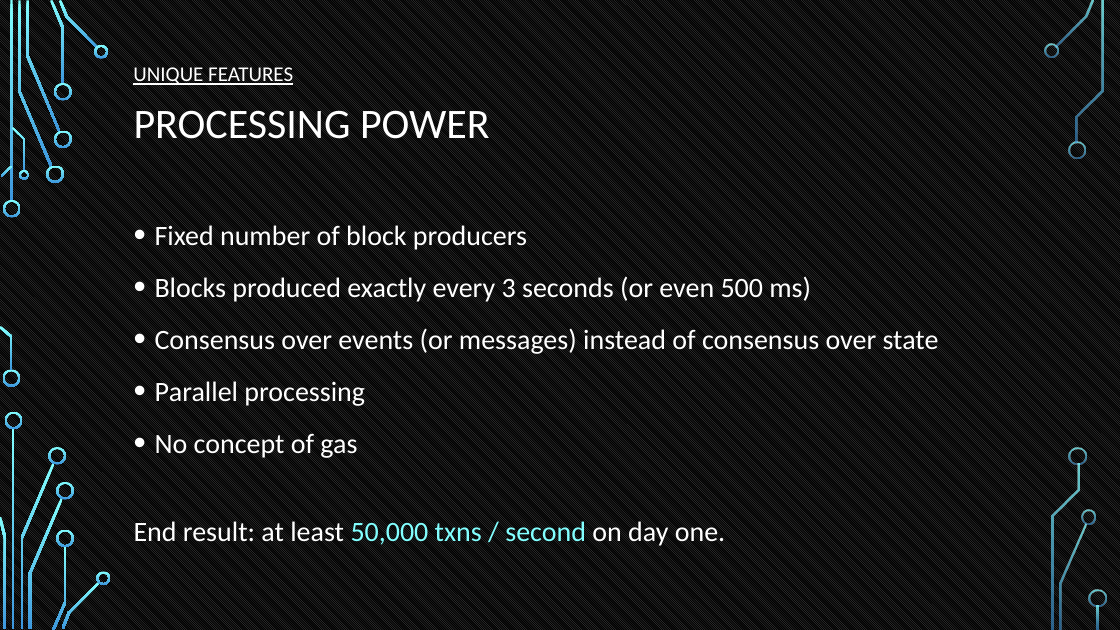
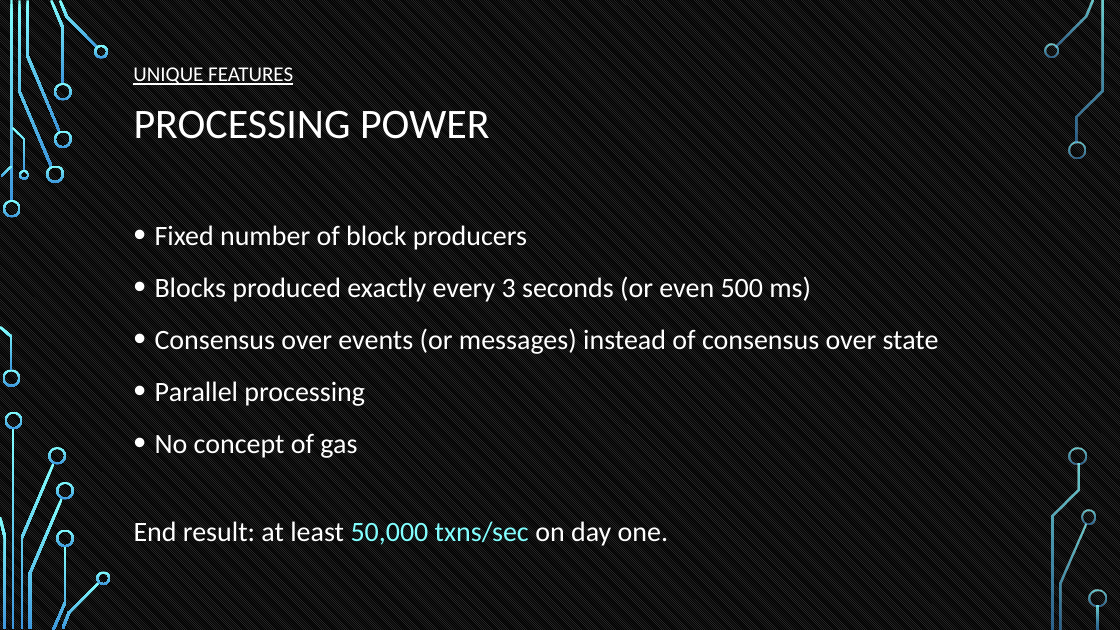
Before and after one commit to tokenika/tokenika.github.io, a slide deck: slide 29 of WarsawBlock.pptx. Drawn at 1120x630 pixels with LibreOffice and Linux fonts; fonts in the diff are those of the drawing. Boxes give left, top, right and bottom in pixels: in the first picture for what was removed or moved away, otherwise in the second. Text is boxed around its words. In the diff, an @@ line names an element or a change of style, - is before the commit and + after.

Commit message:
bin

```diff
--- a/WarsawBlock.pptx
+++ b/WarsawBlock.pptx
@@ text at box(134, 521, 668, 546): text changed @@
-End result: at least 50,000 txns / second on day one.
+End result: at least 50,000 txns/sec on day one.
```
Also in this commit, not shown: 2 other slides changed.
